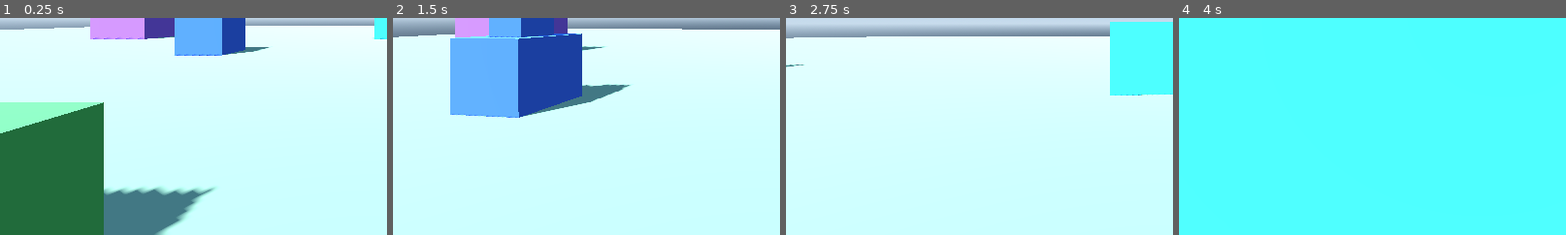
Above: before the commit, frames 1-4 (left to right).
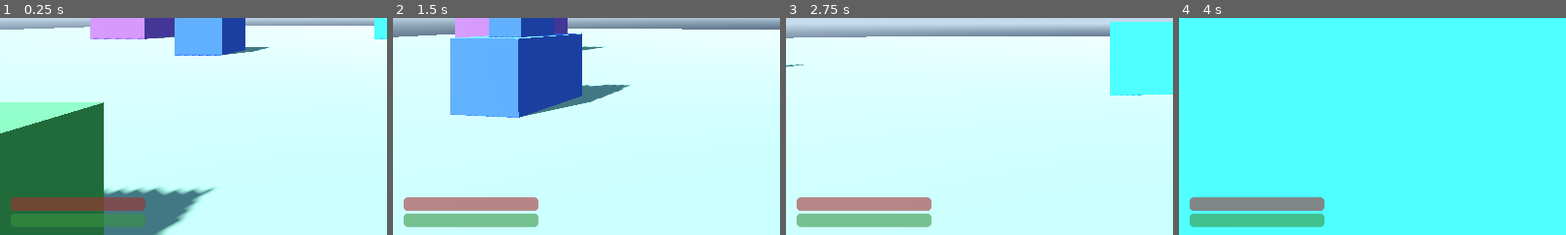
Above: after the commit, the same moments.

Repository: gatorpazz/open-world-game
Game: Godot game, scene res://scenes/main.tscn
Two runs of this game, one before a commit and one after it. Both use one fixed random seed, a clock stepped at 60 frames per second and the inputs below.
Inputs (mouse positions are % of the whole screen's width and height, from its top left):
- Up to frame 1 (0.25 s): no input
- Up to frame 2 (1.5 s): tap Enter at 0.5 s; move the mouse to (55, 50) at 0.52 s; hold E (interact) 0.53-1.28 s; hold W (move_forward) from 0.53 s (still down); tap Space (jump) at 0.77, 1.07 s; click (55, 50) at 0.8 s; move the mouse to (45, 50) at 1.27 s; click (45, 50) at 1.35 s
- Up to frame 3 (2.75 s): keep holding W (move_forward); tap Space (jump) at 1.52, 1.55, 1.82, 2.1 s; move the mouse to (52, 48) at 2.02 s; hold E (interact) from 2.03 s (still down); click (52, 48) at 2.17 s
- Up to frame 4 (4 s): keep holding W (move_forward); move the mouse to (49, 52) at 2.77 s; release E (interact) at 2.78 s; tap E (interact) at 2.85 s; tap Space (jump) at 3.02, 3.32, 3.77, 3.8 s; click (49, 52) at 3.05 s; move the mouse to (57, 51) at 3.52 s; press the mouse at (57, 51) at 3.53 s
The pictures show only the part of the screen within x 0-50%, y 50-100%; the shares and areas given below are measured in that part.

The runs differ from the first frame. In frame 1, 2.8% of the frame differs, in the area x 2-38%, y 82-97%; in frame 2, 4.3%; in frame 3, 4.3%; in frame 4, 4.3%.

Commit message:
combat: player melee attacks, HurtBox, passive defense, HUD bars
Spec 004 commit 4: attack input (LMB while captured) + named physics
layers; sphere-sweep hit detection where the nearest contact wins (walls
block swings, one target per swing); stamina cost/regen; block and armor
resolved through CombatMath with an injectable roll; weapon/block/armor
skill xp; health+stamina HUD bars.

Co-Authored-By: Claude Fable 5 <noreply@anthropic.com>

Diff:
--- a/project.godot
+++ b/project.godot
@@ -56,3 +56,16 @@
 , Object(InputEventJoypadButton,"resource_local_to_scene":false,"resource_name":"","device":-1,"button_index":2,"pressure":0.0,"pressed":false,"script":null)
 ]
 }
+attack={
+"deadzone": 0.2,
+"events": [Object(InputEventMouseButton,"resource_local_to_scene":false,"resource_name":"","device":-1,"window_id":0,"alt_pressed":false,"shift_pressed":false,"ctrl_pressed":false,"meta_pressed":false,"button_mask":0,"position":Vector2(0, 0),"global_position":Vector2(0, 0),"factor":1.0,"button_index":1,"canceled":false,"pressed":false,"double_click":false,"script":null)
+, Object(InputEventJoypadMotion,"resource_local_to_scene":false,"resource_name":"","device":-1,"axis":5,"axis_value":1.0,"script":null)
+]
+}
+
+[layer_names]
+
+3d_physics/layer_1="world"
+3d_physics/layer_2="player"
+3d_physics/layer_3="creatures"
+3d_physics/layer_4="hurtboxes"
--- a/scenes/player.tscn
+++ b/scenes/player.tscn
@@ -1,16 +1,24 @@
-[gd_scene load_steps=7 format=3]
+[gd_scene load_steps=11 format=3]
 
 [ext_resource type="Script" path="res://scripts/player.gd" id="1_player"]
 [ext_resource type="Script" path="res://scripts/interaction/interaction_detector.gd" id="2_detector"]
 [ext_resource type="PackedScene" path="res://scenes/ui/hud_prompt.tscn" id="3_prompt"]
 [ext_resource type="Script" path="res://scripts/systems/stats_component.gd" id="4_stats"]
 [ext_resource type="Script" path="res://scripts/systems/inventory_component.gd" id="5_inventory"]
+[ext_resource type="Script" path="res://scripts/combat/player_combat.gd" id="6_combat"]
+[ext_resource type="Script" path="res://scripts/combat/hurt_box.gd" id="7_hurtbox"]
+[ext_resource type="PackedScene" path="res://scenes/ui/hud_bars.tscn" id="8_bars"]
 
 [sub_resource type="CapsuleShape3D" id="capsule"]
 radius = 0.35
 height = 1.8
 
+[sub_resource type="SphereShape3D" id="sweep_sphere"]
+radius = 0.4
+
 [node name="Player" type="CharacterBody3D"]
+collision_layer = 2
+collision_mask = 5
 script = ExtResource("1_player")
 
 [node name="CollisionShape3D" type="CollisionShape3D" parent="."]
@@ -25,6 +33,18 @@
 [node name="InteractionDetector" type="RayCast3D" parent="Head/Camera3D"]
 script = ExtResource("2_detector")
 
+[node name="MeleeSweep" type="ShapeCast3D" parent="Head/Camera3D"]
+enabled = false
+shape = SubResource("sweep_sphere")
+collide_with_areas = true
+
+[node name="HurtBox" type="Area3D" parent="."]
+script = ExtResource("7_hurtbox")
+
+[node name="CollisionShape3D" type="CollisionShape3D" parent="HurtBox"]
+transform = Transform3D(1, 0, 0, 0, 1, 0, 0, 0, 1, 0, 0.9, 0)
+shape = SubResource("capsule")
+
 [node name="Stats" type="Node" parent="."]
 script = ExtResource("4_stats")
 
@@ -32,6 +52,15 @@
 script = ExtResource("5_inventory")
 stats = NodePath("../Stats")
 
+[node name="Combat" type="Node" parent="." node_paths=PackedStringArray("stats", "inventory_component", "sweep", "hurt_box")]
+script = ExtResource("6_combat")
+stats = NodePath("../Stats")
+inventory_component = NodePath("../Inventory")
+sweep = NodePath("../Head/Camera3D/MeleeSweep")
+hurt_box = NodePath("../HurtBox")
+
 [node name="HUD" type="CanvasLayer" parent="."]
 
 [node name="HudPrompt" parent="HUD" instance=ExtResource("3_prompt")]
+
+[node name="HudBars" parent="HUD" instance=ExtResource("8_bars")]
--- /dev/null
+++ b/scenes/ui/hud_bars.tscn
@@ -0,0 +1,37 @@
+[gd_scene load_steps=2 format=3]
+
+[ext_resource type="Script" path="res://scripts/ui/hud_bars.gd" id="1_bars"]
+
+[node name="HudBars" type="Control"]
+layout_mode = 3
+anchors_preset = 15
+anchor_right = 1.0
+anchor_bottom = 1.0
+grow_horizontal = 2
+grow_vertical = 2
+mouse_filter = 2
+script = ExtResource("1_bars")
+
+[node name="Health" type="ProgressBar" parent="."]
+modulate = Color(0.9, 0.25, 0.25, 1)
+layout_mode = 1
+anchor_top = 1.0
+anchor_bottom = 1.0
+offset_left = 16.0
+offset_top = -56.0
+offset_right = 216.0
+offset_bottom = -36.0
+grow_vertical = 0
+show_percentage = false
+
+[node name="Stamina" type="ProgressBar" parent="."]
+modulate = Color(0.3, 0.8, 0.35, 1)
+layout_mode = 1
+anchor_top = 1.0
+anchor_bottom = 1.0
+offset_left = 16.0
+offset_top = -32.0
+offset_right = 216.0
+offset_bottom = -12.0
+grow_vertical = 0
+show_percentage = false
--- /dev/null
+++ b/scripts/combat/hurt_box.gd
@@ -0,0 +1,21 @@
+class_name HurtBox
+extends Area3D
+## The one shared damage receiver (spec 004). Dumb by design: attackers
+## call take_hit() with raw damage; the owner connects hit_taken and
+## resolves its own defense (player: equipment; creature: def.armor).
+
+signal hit_taken(raw_damage: float, attacker: Node3D)
+
+## Physics layer 4 ("hurtboxes"). Set in code so every HurtBox is correct
+## regardless of how its scene was authored.
+const HURTBOX_LAYER := 0b1000
+
+
+func _ready() -> void:
+	collision_layer = HURTBOX_LAYER
+	collision_mask = 0
+	monitoring = false  # only ever detected, never detects
+
+
+func take_hit(raw_damage: float, attacker: Node3D) -> void:
+	hit_taken.emit(raw_damage, attacker)
--- /dev/null
+++ b/scripts/combat/player_combat.gd
@@ -0,0 +1,110 @@
+class_name PlayerCombat
+extends Node
+## Player-side combat (spec 004): melee swings (cooldown, stamina, sweep,
+## weapon xp) and defense (passive block + armor). Thin wrapper — every
+## formula lives in CombatMath, every tunable in BalanceConfig.
+
+signal died
+
+const BALANCE_PATH := "res://data/balance/balance_config.tres"
+## The melee sweep hits world geometry (layer 1) and hurtboxes (layer 4):
+## walls block swings; creature bodies (layer 3) are invisible to it.
+const SWEEP_MASK := 0b1001
+
+@export var stats: StatsComponent
+@export var inventory_component: InventoryComponent
+@export var sweep: ShapeCast3D
+@export var hurt_box: HurtBox
+@export var config: BalanceConfig
+
+## Injected block-roll source for deterministic tests; gameplay uses randf.
+var block_roll_source: Callable = Callable()
+
+var _cooldown_remaining := 0.0
+
+
+func _ready() -> void:
+	if config == null:
+		config = load(BALANCE_PATH) as BalanceConfig
+	sweep.enabled = false  # queried once per swing, not every frame
+	sweep.collision_mask = SWEEP_MASK
+	sweep.collide_with_areas = true  # hurtboxes are areas
+	(sweep.shape as SphereShape3D).radius = config.melee_sweep_radius
+	sweep.add_exception(hurt_box)
+	hurt_box.hit_taken.connect(_on_hit_taken)
+
+
+func _physics_process(delta: float) -> void:
+	_cooldown_remaining = maxf(_cooldown_remaining - delta, 0.0)
+	if stats.current_stamina < stats.sheet.get_max_stamina():
+		stats.apply_stamina_delta(config.stamina_regen_per_second * delta)
+
+
+## A melee swing. No-op without a melee weapon or during cooldown; once
+## off cooldown the swing always happens — empty stamina only weakens it
+## (exhausted_damage_multiplier), never prevents it.
+func try_attack() -> void:
+	var weapon := inventory_component.get_equipped_weapon()
+	if weapon == null or weapon.skill_id == &"ranged":
+		return
+	if _cooldown_remaining > 0.0:
+		return
+	_cooldown_remaining = weapon.swing_time
+	var cost := CombatMath.stamina_cost(weapon.weight, config)
+	var exhausted := stats.current_stamina < cost
+	stats.apply_stamina_delta(-cost)
+	var target := _nearest_sweep_hurt_box(weapon.reach)
+	if target == null:
+		return  # whiffed: nothing in reach, or something solid was nearer
+	var raw := CombatMath.attack_damage(
+		weapon.damage,
+		stats.sheet.skills[weapon.skill_id],
+		stats.sheet.attributes[&"strength"],
+		exhausted,
+		config
+	)
+	target.take_hit(raw, owner as Node3D)
+	stats.gain_skill_xp(weapon.skill_id, config.xp_per_weapon_hit)
+
+
+## Sweeps a sphere camera-forward and returns the hit HurtBox, or null on
+## a whiff. Nearest contact wins, so exactly one target per swing and a
+## wall in front of a target eats the hit.
+func _nearest_sweep_hurt_box(reach: float) -> HurtBox:
+	sweep.target_position = Vector3(0, 0, -reach)
+	sweep.force_shapecast_update()
+	var nearest: Object = null
+	var nearest_distance := INF
+	for i: int in sweep.get_collision_count():
+		var distance := sweep.global_position.distance_to(sweep.get_collision_point(i))
+		if distance < nearest_distance:
+			nearest_distance = distance
+			nearest = sweep.get_collider(i)
+	return nearest as HurtBox
+
+
+## Defense pipeline for anything that hits the player: passive block
+## (shield + Block skill), then armor. Grants block/armor xp, applies the
+## health delta, and reports death.
+func _on_hit_taken(raw_damage: float, _attacker: Node3D) -> void:
+	var result := CombatMath.resolve_defense(
+		raw_damage,
+		inventory_component.get_total_armor_rating(),
+		inventory_component.get_equipped_shield() != null,
+		stats.sheet.skills[&"block"],
+		_block_roll(),
+		config
+	)
+	if result.blocked:
+		stats.gain_skill_xp(&"block", config.xp_per_block)
+	for skill_id: StringName in inventory_component.get_equipped_armor_skill_ids():
+		stats.gain_skill_xp(skill_id, config.xp_per_armor_hit)
+	stats.apply_health_delta(-result.final_damage)
+	if stats.current_health <= 0.0:
+		died.emit()
+
+
+func _block_roll() -> float:
+	if block_roll_source.is_valid():
+		return block_roll_source.call()
+	return randf()
--- a/scripts/player.gd
+++ b/scripts/player.gd
@@ -1,7 +1,8 @@
 class_name Player
 extends CharacterBody3D
 ## First-person player controller: WASD to move, mouse to look, Space to
-## jump, E to interact, Esc to release the mouse (click to recapture).
+## jump, E to interact, LMB to attack (while captured), Esc to release
+## the mouse (click to recapture).
 
 @export var speed := 6.0
 @export var jump_velocity := 4.8
@@ -10,8 +11,10 @@
 @onready var head: Node3D = $Head
 @onready var detector: InteractionDetector = $Head/Camera3D/InteractionDetector
 @onready var hud_prompt: HudPrompt = $HUD/HudPrompt
+@onready var hud_bars: HudBars = $HUD/HudBars
 @onready var stats: StatsComponent = $Stats
 @onready var inventory_component: InventoryComponent = $Inventory
+@onready var combat: PlayerCombat = $Combat
 
 
 ## Called by Game after instantiate() and BEFORE add_child(): the child
@@ -30,6 +33,7 @@
 func _ready() -> void:
 	Input.mouse_mode = Input.MOUSE_MODE_CAPTURED
 	detector.target_changed.connect(hud_prompt.set_target)
+	hud_bars.bind(stats)
 
 
 func _unhandled_input(event: InputEvent) -> void:
@@ -40,6 +44,8 @@
 		head.rotation.x = clampf(head.rotation.x, deg_to_rad(-89.0), deg_to_rad(89.0))
 	elif event.is_action_pressed("interact"):
 		detector.try_interact()
+	elif event.is_action_pressed("attack") and Input.mouse_mode == Input.MOUSE_MODE_CAPTURED:
+		combat.try_attack()
 	elif event.is_action_pressed("ui_cancel"):
 		Input.mouse_mode = Input.MOUSE_MODE_VISIBLE
 	elif (
--- /dev/null
+++ b/scripts/ui/hud_bars.gd
@@ -0,0 +1,24 @@
+class_name HudBars
+extends Control
+## Ugly-but-functional health and stamina bars (spec 004). Mana waits for
+## spec 008. Pulls initial values on bind, then follows the stats signals.
+
+@onready var health_bar: ProgressBar = $Health
+@onready var stamina_bar: ProgressBar = $Stamina
+
+
+func bind(stats: StatsComponent) -> void:
+	stats.health_changed.connect(_on_health_changed)
+	stats.stamina_changed.connect(_on_stamina_changed)
+	_on_health_changed(stats.current_health, stats.sheet.get_max_health())
+	_on_stamina_changed(stats.current_stamina, stats.sheet.get_max_stamina())
+
+
+func _on_health_changed(current: float, max_value: float) -> void:
+	health_bar.max_value = max_value
+	health_bar.value = current
+
+
+func _on_stamina_changed(current: float, max_value: float) -> void:
+	stamina_bar.max_value = max_value
+	stamina_bar.value = current
--- /dev/null
+++ b/tests/scenes/test_player_combat.gd
@@ -0,0 +1,236 @@
+extends GutTest
+## Player melee: stamina/cooldown, sweep hit detection, defense pipeline,
+## and skill xp (spec 004, acceptance criteria 3-5). Default sheet: majors
+## include blades and block (25); attributes 30; light_armor is minor (5).
+
+const PLAYER_SCENE := preload("res://scenes/player.tscn")
+const BALANCE_PATH := "res://data/balance/balance_config.tres"
+const IRON_SWORD := preload("res://data/items/iron_sword.tres")
+const HUNTING_BOW := preload("res://data/items/hunting_bow.tres")
+const WOODEN_SHIELD := preload("res://data/items/wooden_shield.tres")
+const LEATHER_CUIRASS := preload("res://data/items/leather_cuirass.tres")
+const IRON_HELM := preload("res://data/items/iron_helm.tres")
+
+var _cfg: BalanceConfig
+var _root: Node3D
+var _player: Player
+var _combat: PlayerCombat
+
+
+func before_each() -> void:
+	_cfg = load(BALANCE_PATH) as BalanceConfig
+	_root = Node3D.new()
+	add_child_autofree(_root)
+	_player = PLAYER_SCENE.instantiate() as Player
+	_root.add_child(_player)
+	_combat = _player.combat
+	# No floor in the test world and no real input: freeze movement and
+	# drive cooldown/regen manually through _physics_process for determinism.
+	_player.set_physics_process(false)
+	_combat.set_physics_process(false)
+
+
+func _equip(item: ItemDef) -> void:
+	_player.inventory_component.add_item(item)
+	assert_true(_player.inventory_component.equip(item), "equipped %s" % item.id)
+
+
+## A creature-stand-in at z meters in front of the camera: solid body on
+## the creatures layer (invisible to the sweep) carrying a HurtBox.
+func _add_target(z: float) -> HurtBox:
+	var body := StaticBody3D.new()
+	body.collision_layer = 0b100
+	var body_shape := CollisionShape3D.new()
+	body_shape.shape = BoxShape3D.new()
+	body.add_child(body_shape)
+	var hurt := HurtBox.new()
+	var hurt_shape := CollisionShape3D.new()
+	hurt_shape.shape = BoxShape3D.new()
+	hurt.add_child(hurt_shape)
+	body.add_child(hurt)
+	body.position = Vector3(0, 1.6, -z)
+	_root.add_child(body)
+	watch_signals(hurt)
+	return hurt
+
+
+func _add_wall(z: float) -> void:
+	var wall := StaticBody3D.new()
+	wall.collision_layer = 1
+	var shape := CollisionShape3D.new()
+	shape.shape = BoxShape3D.new()
+	wall.add_child(shape)
+	wall.position = Vector3(0, 1.6, -z)
+	_root.add_child(wall)
+
+
+## Physics bodies only join the space on a physics tick.
+func _settle() -> void:
+	await get_tree().physics_frame
+	await get_tree().physics_frame
+
+
+# --- Stamina & cooldown (criterion 3) ---
+
+
+func test_swing_drains_stamina_by_weight_formula() -> void:
+	_equip(IRON_SWORD)
+	var before := _player.stats.current_stamina
+	_combat.try_attack()
+	var expected_cost := CombatMath.stamina_cost(IRON_SWORD.weight, _cfg)
+	assert_almost_eq(before - _player.stats.current_stamina, expected_cost, 0.001)
+
+
+func test_exhausted_attack_still_lands_at_reduced_damage() -> void:
+	_equip(IRON_SWORD)
+	var hurt := _add_target(1.5)
+	await _settle()
+	_player.stats.set_current_stamina(0.0)
+	_combat.try_attack()
+	assert_signal_emit_count(hurt, "hit_taken", 1)
+	var raw: float = get_signal_parameters(hurt, "hit_taken", 0)[0]
+	assert_almost_eq(raw, CombatMath.attack_damage(IRON_SWORD.damage, 25, 30, true, _cfg), 0.001)
+
+
+func test_stamina_regenerates_at_configured_rate_up_to_max() -> void:
+	_player.stats.set_current_stamina(0.0)
+	_combat._physics_process(1.0)
+	assert_almost_eq(_player.stats.current_stamina, _cfg.stamina_regen_per_second, 0.001)
+	_combat._physics_process(10000.0)
+	assert_almost_eq(_player.stats.current_stamina, _player.stats.sheet.get_max_stamina(), 0.001)
+
+
+func test_second_attack_within_swing_time_is_ignored() -> void:
+	_equip(IRON_SWORD)
+	var hurt := _add_target(1.5)
+	await _settle()
+	var before := _player.stats.current_stamina
+	_combat.try_attack()
+	_combat.try_attack()
+	assert_signal_emit_count(hurt, "hit_taken", 1)
+	var expected_cost := CombatMath.stamina_cost(IRON_SWORD.weight, _cfg)
+	assert_almost_eq(before - _player.stats.current_stamina, expected_cost, 0.001)
+
+
+func test_cooldown_expires_after_swing_time() -> void:
+	_equip(IRON_SWORD)
+	var hurt := _add_target(1.5)
+	await _settle()
+	_combat.try_attack()
+	_combat._physics_process(IRON_SWORD.swing_time + 0.01)
+	_combat.try_attack()
+	assert_signal_emit_count(hurt, "hit_taken", 2)
+
+
+func test_attack_without_weapon_is_noop() -> void:
+	var hurt := _add_target(1.5)
+	await _settle()
+	var before := _player.stats.current_stamina
+	_combat.try_attack()
+	assert_signal_not_emitted(hurt, "hit_taken")
+	assert_almost_eq(_player.stats.current_stamina, before, 0.001)
+
+
+func test_attack_with_ranged_weapon_is_noop() -> void:
+	_equip(HUNTING_BOW)
+	var hurt := _add_target(1.0)
+	await _settle()
+	var before := _player.stats.current_stamina
+	_combat.try_attack()
+	assert_signal_not_emitted(hurt, "hit_taken")
+	assert_almost_eq(_player.stats.current_stamina, before, 0.001)
+
+
+# --- Hit detection (criterion 4) ---
+
+
+func test_hit_within_reach_damages_exactly_once_with_formula_damage() -> void:
+	_equip(IRON_SWORD)
+	var hurt := _add_target(1.5)
+	await _settle()
+	_combat.try_attack()
+	assert_signal_emit_count(hurt, "hit_taken", 1)
+	var raw: float = get_signal_parameters(hurt, "hit_taken", 0)[0]
+	assert_almost_eq(raw, CombatMath.attack_damage(IRON_SWORD.damage, 25, 30, false, _cfg), 0.001)
+
+
+func test_target_beyond_reach_is_untouched() -> void:
+	_equip(IRON_SWORD)
+	var hurt := _add_target(4.0)  # face at 3.5m; reach 2.0 + sweep radius 0.4
+	await _settle()
+	_combat.try_attack()
+	assert_signal_not_emitted(hurt, "hit_taken")
+
+
+func test_wall_between_player_and_target_blocks_the_hit() -> void:
+	_equip(IRON_SWORD)
+	var hurt := _add_target(2.0)
+	_add_wall(1.0)
+	await _settle()
+	_combat.try_attack()
+	assert_signal_not_emitted(hurt, "hit_taken")
+
+
+func test_only_nearest_of_two_targets_is_hit() -> void:
+	_equip(IRON_SWORD)
+	var near := _add_target(1.2)
+	var far := _add_target(2.0)
+	await _settle()
+	_combat.try_attack()
+	assert_signal_emit_count(near, "hit_taken", 1)
+	assert_signal_not_emitted(far, "hit_taken")
+
+
+# --- Skill xp and defense (criterion 5) ---
+
+
+func test_connecting_hit_grants_weapon_skill_xp_whiff_grants_none() -> void:
+	_equip(IRON_SWORD)
+	_add_target(1.5)
+	await _settle()
+	_combat.try_attack()
+	assert_eq(_player.stats.sheet.skill_xp[&"blades"], _cfg.xp_per_weapon_hit)
+	_combat._physics_process(IRON_SWORD.swing_time + 0.01)
+	_player.rotate_y(PI)  # face away: whiff
+	_combat.try_attack()
+	assert_eq(_player.stats.sheet.skill_xp[&"blades"], _cfg.xp_per_weapon_hit)
+
+
+func test_blocked_hit_grants_block_xp_and_reduces_damage() -> void:
+	_equip(WOODEN_SHIELD)
+	_combat.block_roll_source = func() -> float: return 0.0
+	var max_health := _player.stats.sheet.get_max_health()
+	_player.combat.hurt_box.take_hit(10.0, _root)
+	assert_eq(_player.stats.sheet.skill_xp[&"block"], _cfg.xp_per_block)
+	var expected := CombatMath.resolve_defense(10.0, 5, true, 25, 0.0, _cfg).final_damage
+	assert_almost_eq(_player.stats.current_health, max_health - expected, 0.001)
+
+
+func test_unblocked_hit_grants_no_block_xp() -> void:
+	_equip(WOODEN_SHIELD)
+	_combat.block_roll_source = func() -> float: return 1.0
+	_player.combat.hurt_box.take_hit(10.0, _root)
+	assert_eq(_player.stats.sheet.skill_xp[&"block"], 0)
+
+
+func test_hit_while_armored_grants_xp_to_each_distinct_armor_skill() -> void:
+	_equip(LEATHER_CUIRASS)
+	_equip(IRON_HELM)
+	_player.combat.hurt_box.take_hit(10.0, _root)
+	assert_eq(_player.stats.sheet.skill_xp[&"light_armor"], _cfg.xp_per_armor_hit)
+	assert_eq(_player.stats.sheet.skill_xp[&"heavy_armor"], _cfg.xp_per_armor_hit)
+
+
+func test_unarmored_hit_takes_raw_damage_and_grants_no_xp() -> void:
+	var max_health := _player.stats.sheet.get_max_health()
+	_player.combat.hurt_box.take_hit(10.0, _root)
+	assert_almost_eq(_player.stats.current_health, max_health - 10.0, 0.001)
+	assert_eq(_player.stats.sheet.skill_xp[&"block"], 0)
+	assert_eq(_player.stats.sheet.skill_xp[&"heavy_armor"], 0)
+
+
+func test_died_emitted_when_health_reaches_zero() -> void:
+	watch_signals(_combat)
+	_player.combat.hurt_box.take_hit(10000.0, _root)
+	assert_eq(_player.stats.current_health, 0.0)
+	assert_signal_emitted(_combat, "died")
Not shown, added: scripts/combat/hurt_box.gd.uid
Not shown, added: scripts/combat/player_combat.gd.uid
Not shown, added: scripts/ui/hud_bars.gd.uid
Not shown, added: tests/scenes/test_player_combat.gd.uid
